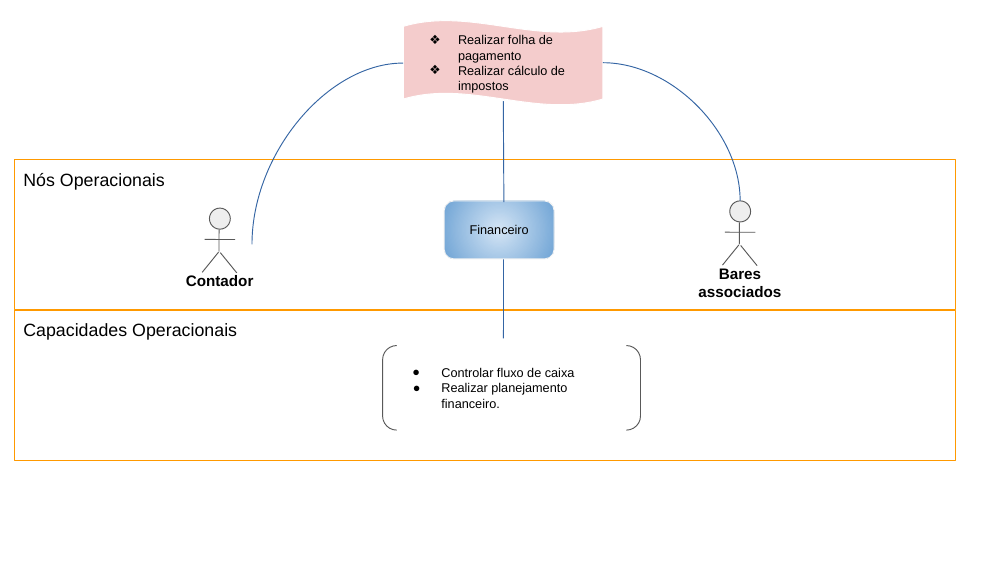
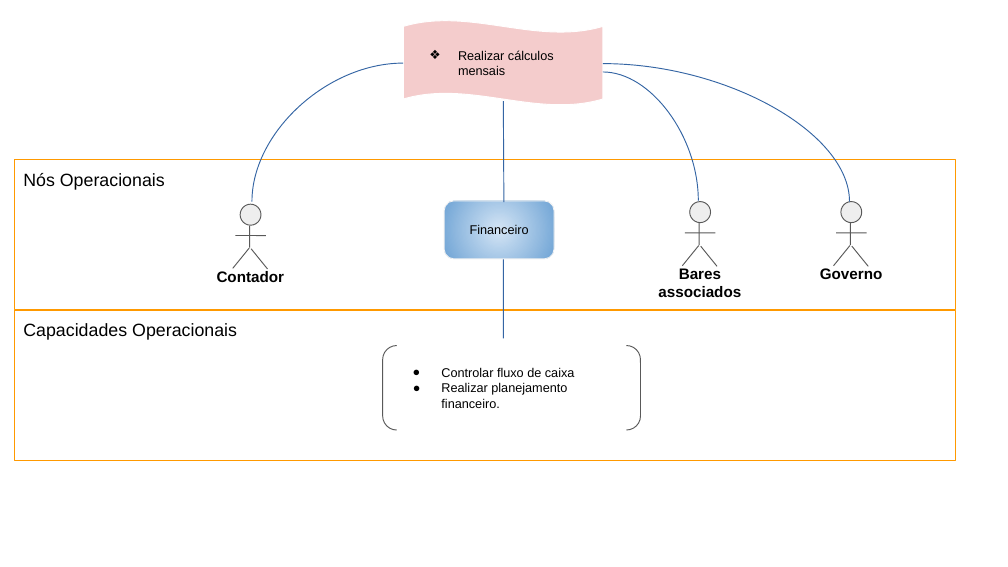
Before and after one commit to Darienzo08/ope_ads, a slide deck: slide 4 of docs/ARTEFATOS(15-23)/Arquitetura/15) Arquitetura de Negócio para cada Cenário.pptx. Drawn at 1008x567 pixels with LibreOffice and Linux fonts; fonts in the diff are those of the drawing. Boxes give left, top, right and bottom in pixels: in the first picture for what was removed or moved away, otherwise in the second. Text is boxed around its words. In the diff, an @@ line names an element or a change of style, - is before the commit and + after.

```diff
--- a/docs/ARTEFATOS(15-23)/Arquitetura/15) Arquitetura de Negócio para cada Cenário.pptx
+++ b/docs/ARTEFATOS(15-23)/Arquitetura/15) Arquitetura de Negócio para cada Cenário.pptx
@@ wave "Realizar cálculos mensais" at bbox=[403, 20, 603, 104]: outline #FFFFFF 0.75 pt to #FFFFFF 0.74 pt @@
@@ text in wave at bbox=[458, 50, 554, 75]: text changed @@
-❖ Realizar folha de pagamento
-❖ Realizar cálculo de impostos
+❖ Realizar cálculos mensais
@@ curved line moved from (252, 244) - (403, 63) to (252, 201) - (403, 63) @@
@@ curved line (252, 201) - (403, 63): stroke #3465A4 0.75 pt to #3465A4 0.74 pt @@
@@ curved line moved from (603, 63) - (741, 201) to (603, 72) - (699, 201) @@
@@ curved line (603, 72) - (699, 201): stroke #3465A4 0.75 pt to #3465A4 0.74 pt @@
@@ curved line added from (603, 64) to (850, 201), #3465A4 0.74 pt @@
@@ rectangle "Nós Operacionais" at bbox=[15, 159, 956, 309]: outline #FF9900 0.75 pt to #FF9900 0.74 pt @@
@@ 2 freeform shapes, 1 text, 1 ellipse: place and size @@
-2 freeform shapes, 1 text, 1 ellipse at bbox=[186, 209, 254, 286]
+2 freeform shapes, 1 text, 1 ellipse at bbox=[217, 204, 285, 282]
@@ rounded rectangle "Financeiro" at bbox=[445, 201, 554, 259]: outline #F3F3F3 0.75 pt to #F3F3F3 0.74 pt @@
@@ 2 freeform shapes, 1 text, 1 ellipse: place and size @@
-2 freeform shapes, 1 text, 1 ellipse at bbox=[698, 201, 781, 297]
+2 freeform shapes, 1 text, 1 ellipse at bbox=[658, 201, 741, 297]
@@ outline #595959 0.75 pt to #595959 0.74 pt in 6 elements at bbox=[235, 236, 265, 236], bbox=[250, 226, 250, 248], bbox=[241, 204, 262, 225], bbox=[690, 201, 711, 222], bbox=[685, 233, 715, 233], bbox=[700, 223, 700, 245] @@
@@ freeform shape at bbox=[233, 248, 250, 268]: outline #595959 0.75 pt to #595959 0.74 pt; rotation 180 to 0 degrees; outline redrawn @@
@@ freeform shape at bbox=[252, 249, 268, 269]: outline #595959 0.75 pt to #595959 0.74 pt; rotation 0 to 180 degrees; outline redrawn @@
@@ freeform shape at bbox=[682, 246, 699, 266]: outline #595959 0.75 pt to #595959 0.74 pt; rotation 180 to 0 degrees; outline redrawn @@
@@ freeform shape at bbox=[701, 246, 717, 266]: outline #595959 0.75 pt to #595959 0.74 pt; rotation 0 to 180 degrees; outline redrawn @@
@@ group added at bbox=[820, 201, 883, 279]: 4 freeform shapes, 1 ellipse, 1 text @@
+Governo
@@ rectangle "Capacidades Operacionais" at bbox=[15, 310, 956, 460]: outline #FF9900 0.75 pt to #FF9900 0.74 pt @@
@@ bracket pair "Controlar fluxo de caixa" at bbox=[383, 346, 641, 430]: outline #595959 0.75 pt to #595959 0.74 pt; proportions changed @@
```
Also in this commit, not shown: 3 other slides changed.
